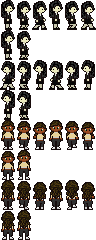
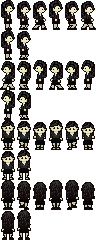
Before/after of a 96 x 240 layered artwork. What changed in the layer stack:
painted on "hair" over [2, 181, 94, 239]
painted on "main_character" over [2, 121, 94, 239]
